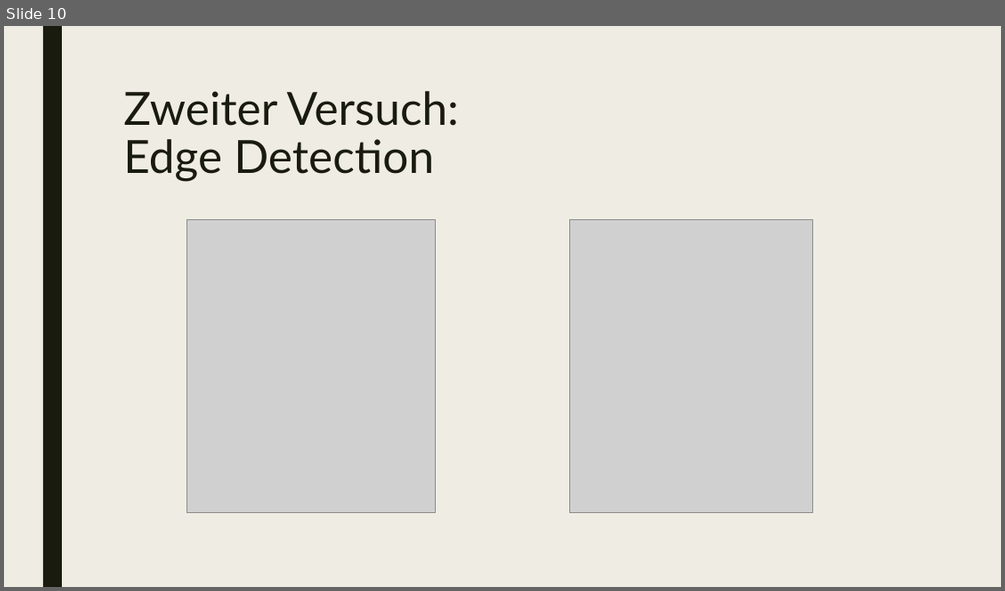
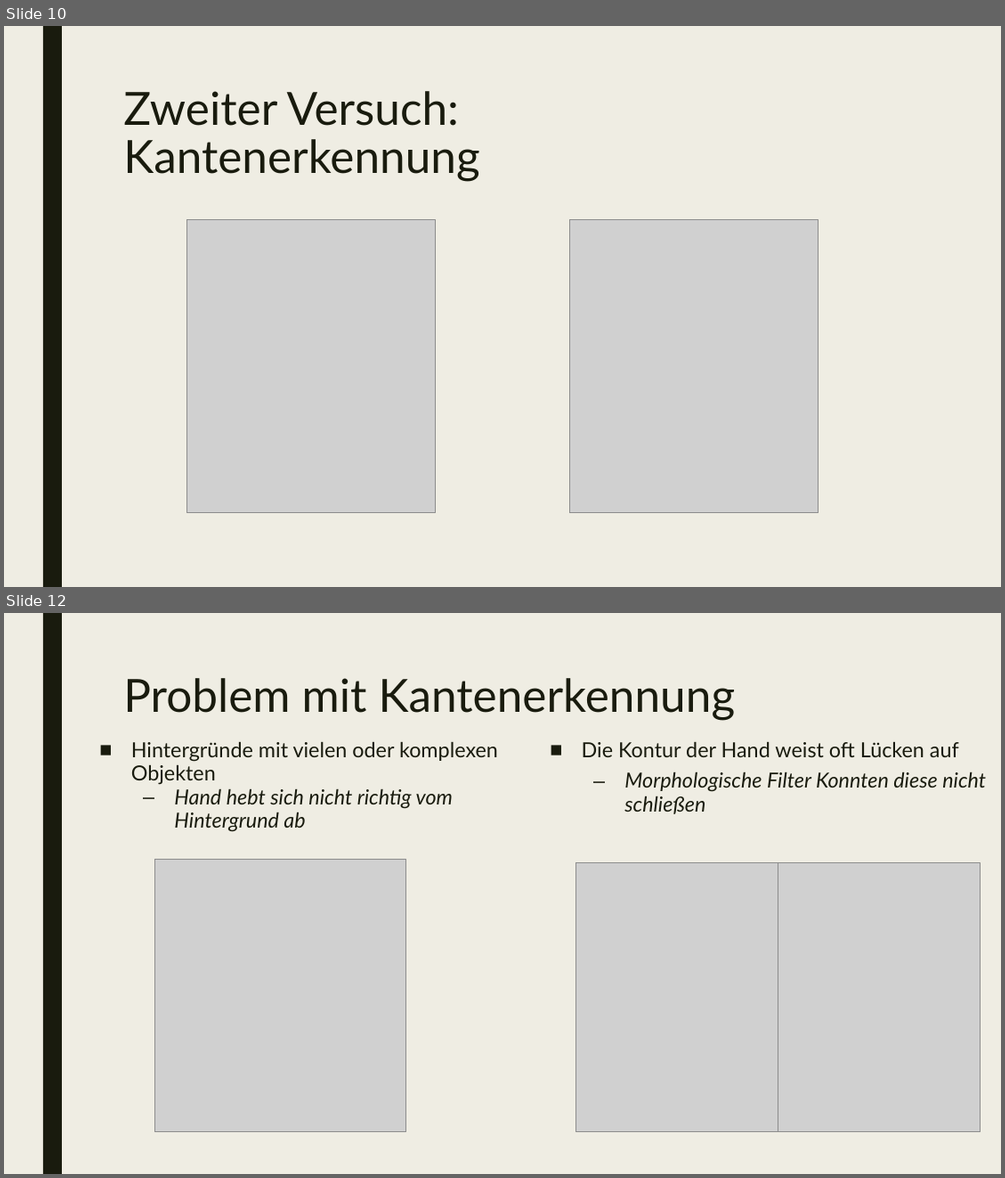
Before and after one commit to uol-mediaprocessing-201920/group-projects-hand-gesture, a slide deck: gesture_recognition.pptx. Shown one above the other, each under a label of ours: slide 10 before the commit, slides 10 and 12 after it; the slides between them are not shown. The pictures are 1005x591 and 1005x1178 pixels, drawn with LibreOffice and Linux fonts; fonts in the diff are those of the drawing; grey boxes stand for pictures. Boxes give left, top, right and bottom in pixels: in the first picture for what was removed or moved away, otherwise in the second. Text is boxed around its words. In the diff, an @@ line names an element or a change of style, - is before the commit and + after.

```diff
--- a/gesture_recognition.pptx
+++ b/gesture_recognition.pptx
@@ slide 12 added at bbox=[4, 613, 1001, 1174], background #EFEDE3; not listed: 1 template element that a slide beside it also shows @@
@@ title added at bbox=[123, 678, 735, 720], 44 pt, text #191B0E @@
+Problem mit Kantenerkennung
@@ text added at bbox=[131, 741, 498, 832], 20 pt, text #191B0E @@
+■ Hintergründe mit vielen oder komplexen Objekten
+  – Hand hebt sich nicht richtig vom Hintergrund ab
@@ text added at bbox=[582, 741, 986, 814], 20 pt, text #191B0E, italic @@
+■ Die Kontur der Hand weist oft Lücken auf
+  – Morphologische Filter Konnten diese nicht schließen
@@ picture added at bbox=[154, 859, 405, 1132] @@
@@ picture added at bbox=[576, 863, 778, 1132] @@
@@ picture added at bbox=[778, 863, 979, 1132] @@
@@ slide 10 changed as well @@
@@ title at bbox=[123, 91, 479, 182]: text changed @@
-Zweiter Versuch:
-Edge Detection
+Zweiter Versuch:
+Kantenerkennung
@@ picture added at bbox=[570, 220, 818, 513] @@
```
Also in this commit, not shown: 17 other slides changed, 1 other slide added, 1 slide removed.
